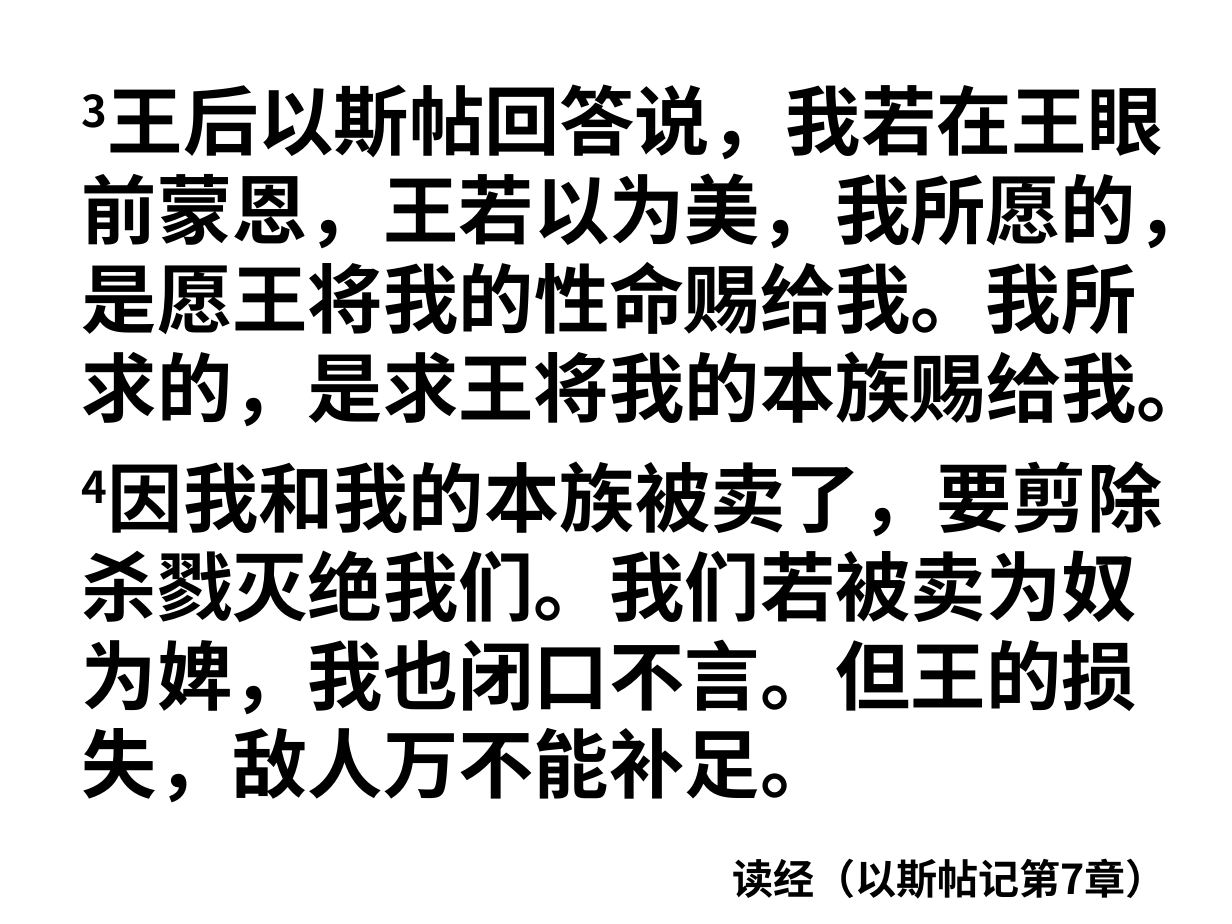
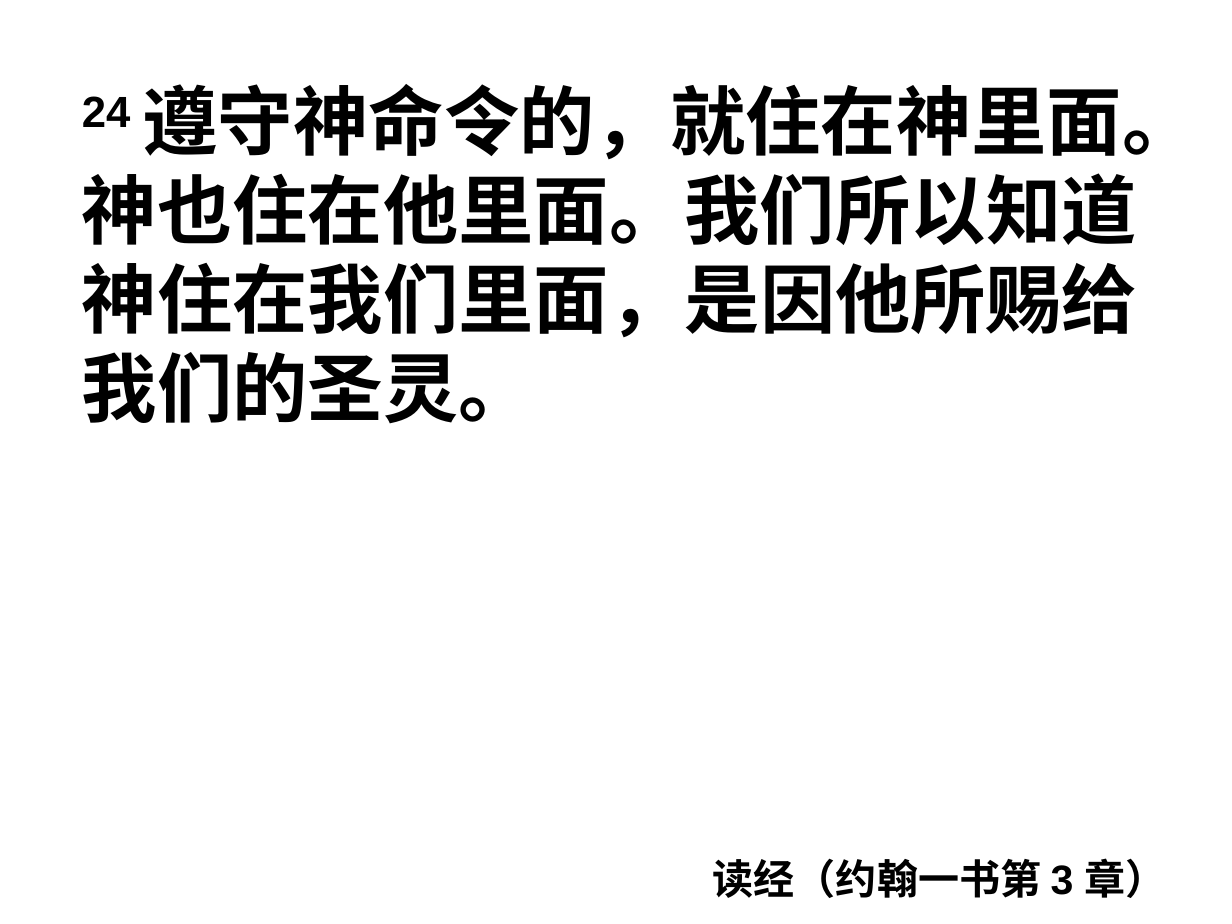
Before and after one commit to jackey-qiu/pyworship, a slide deck: slide 93 of 2023-09-03.pptx (slide 79 before the commit). Drawn at 1232x924 pixels with LibreOffice and Linux fonts; fonts in the diff are those of the drawing. Boxes give left, top, right and bottom in pixels: in the first picture for what was removed or moved away, otherwise in the second. Text is boxed around its words. In the diff, an @@ line names an element or a change of style, - is before the commit and + after.

```diff
--- a/2023-09-03.pptx
+++ b/2023-09-03.pptx
@@ text at box(82, 84, 1198, 424): text changed; font Noto Sans CJK SC to Arial @@
-3王后以斯帖回答说，我若在王眼前蒙恩，王若以为美，我所愿的，是愿王将我的性命赐给我。我所求的，是求王将我的本族赐给我。
-4因我和我的本族被卖了，要剪除杀戮灭绝我们。我们若被卖为奴为婢，我也闭口不言。但王的损失，敌人万不能补足。
+24 遵守神命令的，就住在神里面。神也住在他里面。我们所以知道神住在我们里面，是因他所赐给我们的圣灵。
@@ text at box(713, 858, 1167, 898): text changed; font Noto Sans CJK SC to Arial @@
-读经（以斯帖记第7章）
+读经（约翰一书第 3 章）
```
Also in this commit, not shown: 38 other slides changed, 82 slides added, 64 slides removed, 14 other files.
